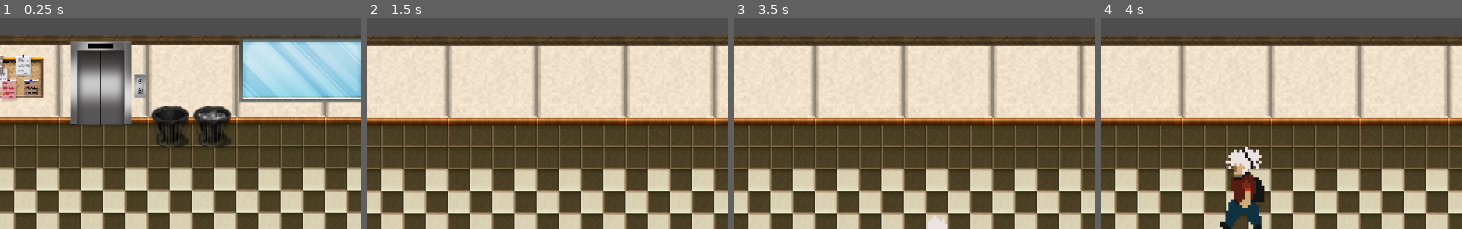
Above: before the commit, frames 1-4 (left to right).
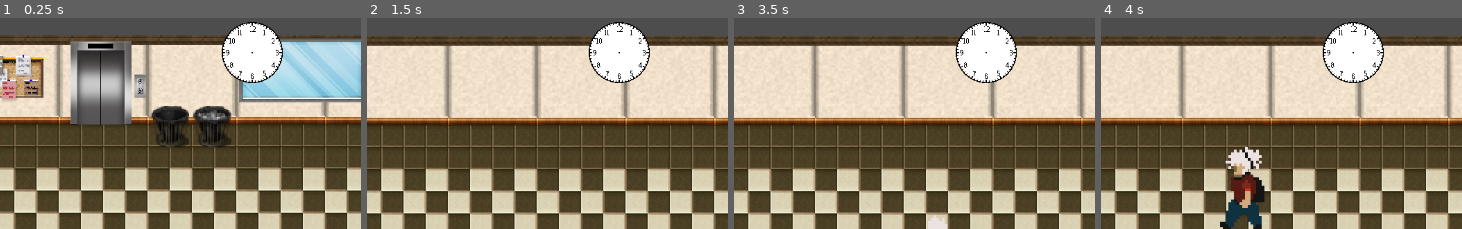
Above: after the commit, the same moments.

Repository: TOUQUI/Court-de-projet
Game: Godot game, scene res://Scene/SceneCorridorM.tscn
The game is run twice, just before and just after one commit, with the same random seed, the same clock (stepped at 60 frames per second) and the same inputs.
Inputs:
- Up to frame 1 (0.25 s): no input
- Up to frame 2 (1.5 s): tap Enter at 0.5 s; hold D (droite) 0.53-1.28 s; hold F (interaction) 0.53-1.28 s; hold S (bas) from 1.28 s (still down); tap F (interaction) at 1.35 s
- Up to frame 3 (3.5 s): release S (bas) at 2.03 s; hold D (droite) 2.03-2.78 s; hold F (interaction) 2.03-2.78 s; hold W (haut) from 2.78 s (still down); tap F (interaction) at 2.85 s
- Up to frame 4 (4 s): release W (haut) at 3.53 s; hold A (gauche) from 3.53 s (still down); hold F (interaction) from 3.53 s (still down)
The pictures show only the part of the screen within x 36-86%, y 0-50%; the shares and areas given below are measured in that part.

The runs differ from the first frame. In frame 1, 3.8% of the frame differs, in the area x 61-79%, y 1-31%; in frame 2, 3.8%; in frame 3, 3.8%; in frame 4, 3.8%.

Commit message:
début interface joueur (horloge)

Diff:
--- a/LeJeu/Joueur/joueur.tscn
+++ b/LeJeu/Joueur/joueur.tscn
@@ -1,7 +1,8 @@
-[gd_scene load_steps=11 format=3 uid="uid://tki2apulyx4e"]
+[gd_scene load_steps=12 format=3 uid="uid://tki2apulyx4e"]
 
 [ext_resource type="Script" path="res://Joueur/joueur.gd" id="1_uy1qb"]
 [ext_resource type="Texture2D" uid="uid://n1nq7l1p7jr6" path="res://Joueur/up_idle_1.png" id="2_wiuoe"]
+[ext_resource type="PackedScene" uid="uid://ogjuu37a8sao" path="res://joueur_interface.tscn" id="3_m87e3"]
 
 [sub_resource type="CapsuleShape2D" id="CapsuleShape2D_0ri8p"]
 radius = 9.0
@@ -174,3 +175,5 @@
 libraries = {
 "": SubResource("AnimationLibrary_6v1en")
 }
+
+[node name="Joueur_interface" parent="." instance=ExtResource("3_m87e3")]
--- /dev/null
+++ b/LeJeu/joueur_interface.gd
@@ -0,0 +1,11 @@
+extends CanvasLayer
+
+
+# Called when the node enters the scene tree for the first time.
+func _ready():
+	pass # Replace with function body.
+
+
+# Called every frame. 'delta' is the elapsed time since the previous frame.
+func _process(delta):
+	pass
--- /dev/null
+++ b/LeJeu/joueur_interface.tscn
@@ -0,0 +1,19 @@
+[gd_scene load_steps=4 format=3 uid="uid://ogjuu37a8sao"]
+
+[ext_resource type="Script" path="res://joueur_interface.gd" id="1_ncj7n"]
+[ext_resource type="Texture2D" uid="uid://dcq5j6taqvth8" path="res://UI/sprite_0.png" id="1_rkjmk"]
+[ext_resource type="Texture2D" uid="uid://cuaw8nsbh0ykc" path="res://UI/sprite_1.png" id="2_mj1fj"]
+
+[node name="Joueur_interface" type="CanvasLayer"]
+script = ExtResource("1_ncj7n")
+
+[node name="Node2D" type="Node2D" parent="."]
+
+[node name="TextureProgressBar" type="TextureProgressBar" parent="Node2D"]
+texture_filter = 2
+offset_left = 726.0
+offset_right = 826.0
+offset_bottom = 100.0
+fill_mode = 4
+texture_under = ExtResource("1_rkjmk")
+texture_progress = ExtResource("2_mj1fj")
Binary file added: LeJeu/UI/sprite_0.png
Not shown, added: LeJeu/UI/sprite_0.png.import
Binary file added: LeJeu/UI/sprite_1.png
Not shown, added: LeJeu/UI/sprite_1.png.import
